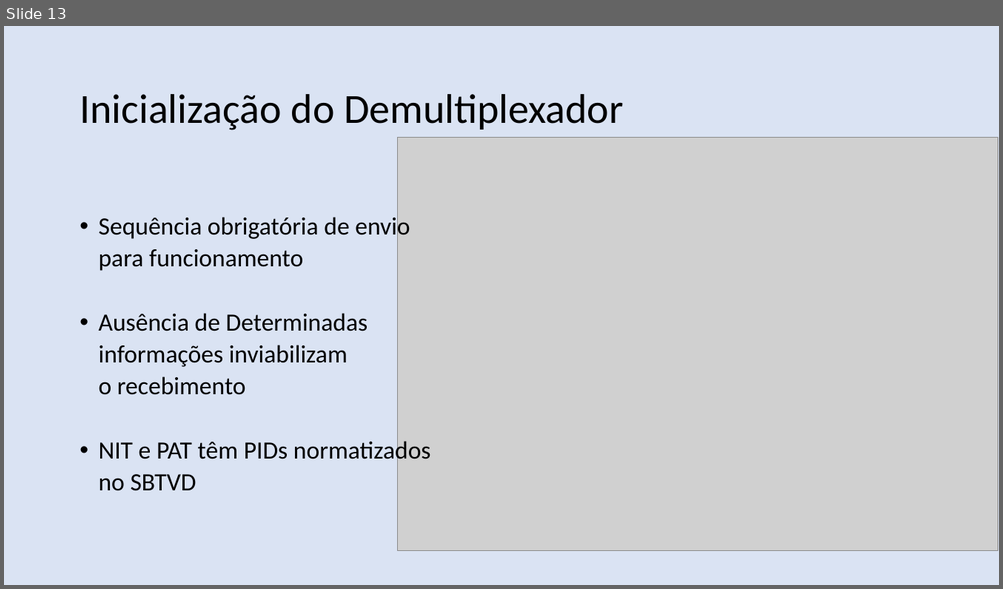
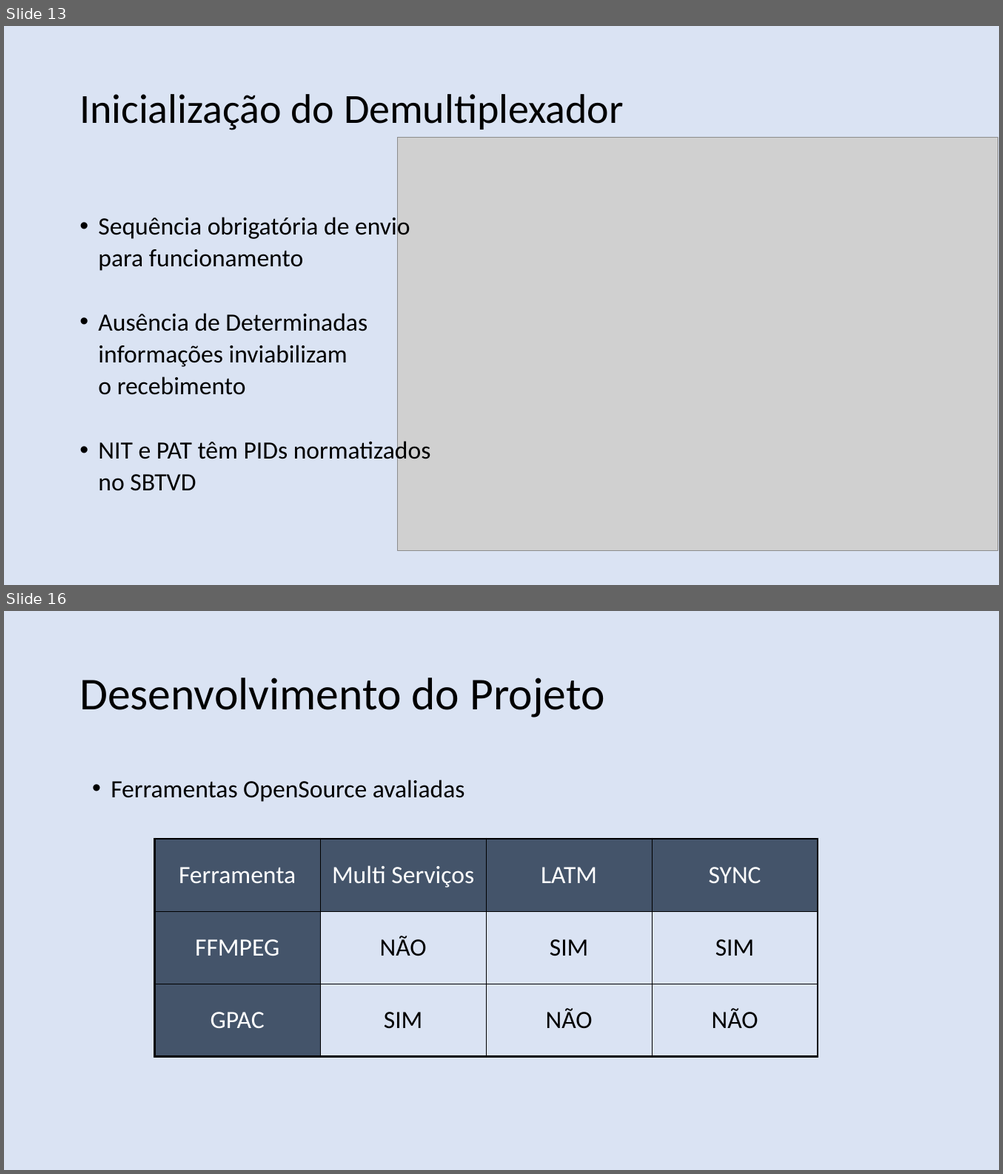
Before and after one commit to nasall2/TCC, a slide deck: relatorio/abntex2-modelos-1.9.2/figuras/apresentacao.pptx. Shown one above the other, each under a label of ours: slide 13 before the commit, slides 13 and 16 after it; the slides between them are not shown. The pictures are 1003x589 and 1003x1174 pixels, drawn with LibreOffice and Linux fonts; fonts in the diff are those of the drawing; grey boxes stand for pictures. Boxes give left, top, right and bottom in pixels: in the first picture for what was removed or moved away, otherwise in the second. Text is boxed around its words. In the diff, an @@ line names an element or a change of style, - is before the commit and + after.

```diff
--- a/relatorio/abntex2-modelos-1.9.2/figuras/apresentacao.pptx
+++ b/relatorio/abntex2-modelos-1.9.2/figuras/apresentacao.pptx
@@ slide 16 added at bbox=[4, 611, 999, 1170], background #DAE3F3 @@
@@ text added at bbox=[79, 678, 604, 718], 44 pt, text #000000 @@
+Desenvolvimento do Projeto
@@ text added at bbox=[111, 780, 465, 802], 24 pt, text #000000 @@
+• Ferramentas OpenSource avaliadas
@@ table added at bbox=[155, 840, 817, 1057], 3 rows, 4 columns @@
+Ferramenta | Multi Serviços | LATM | SYNC
+FFMPEG | NÃO | SIM | SIM
+GPAC | SIM | NÃO | NÃO
```
Also in this commit, not shown: 2 slides changed, 6 other slides added, 2 other files.
